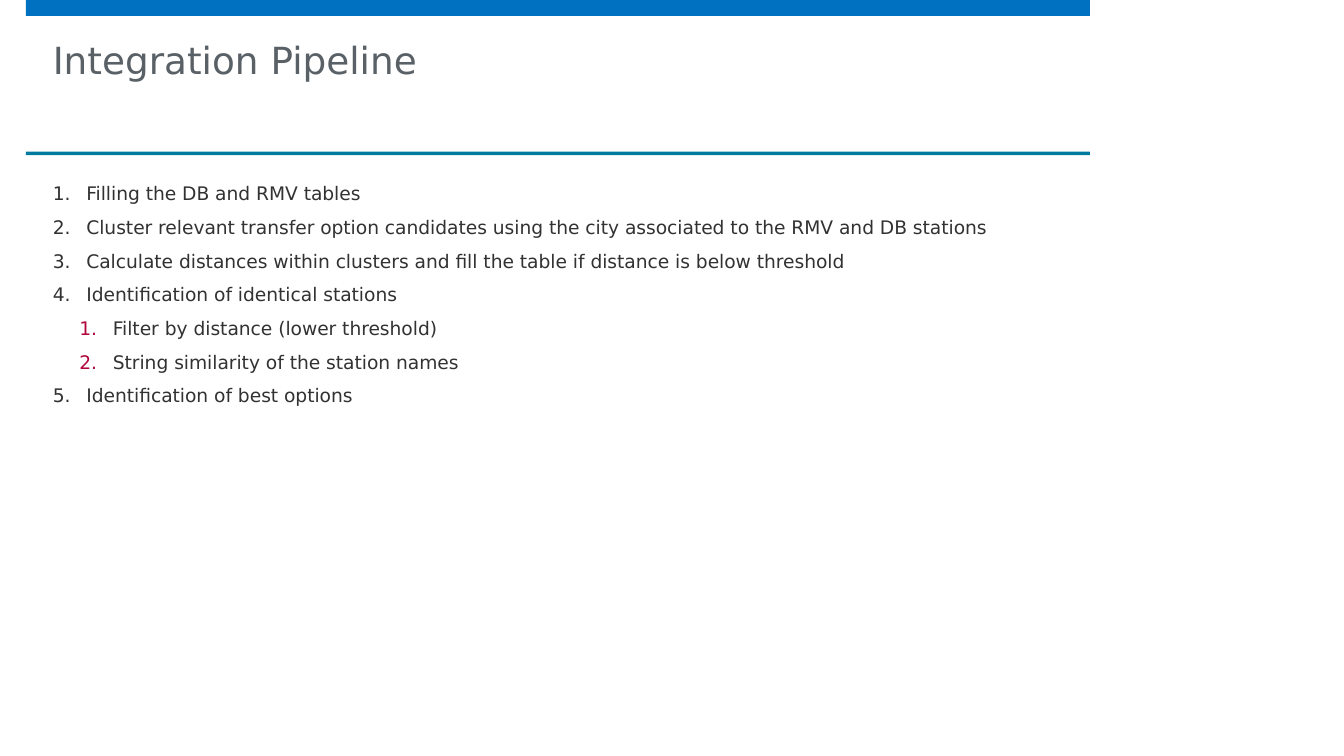
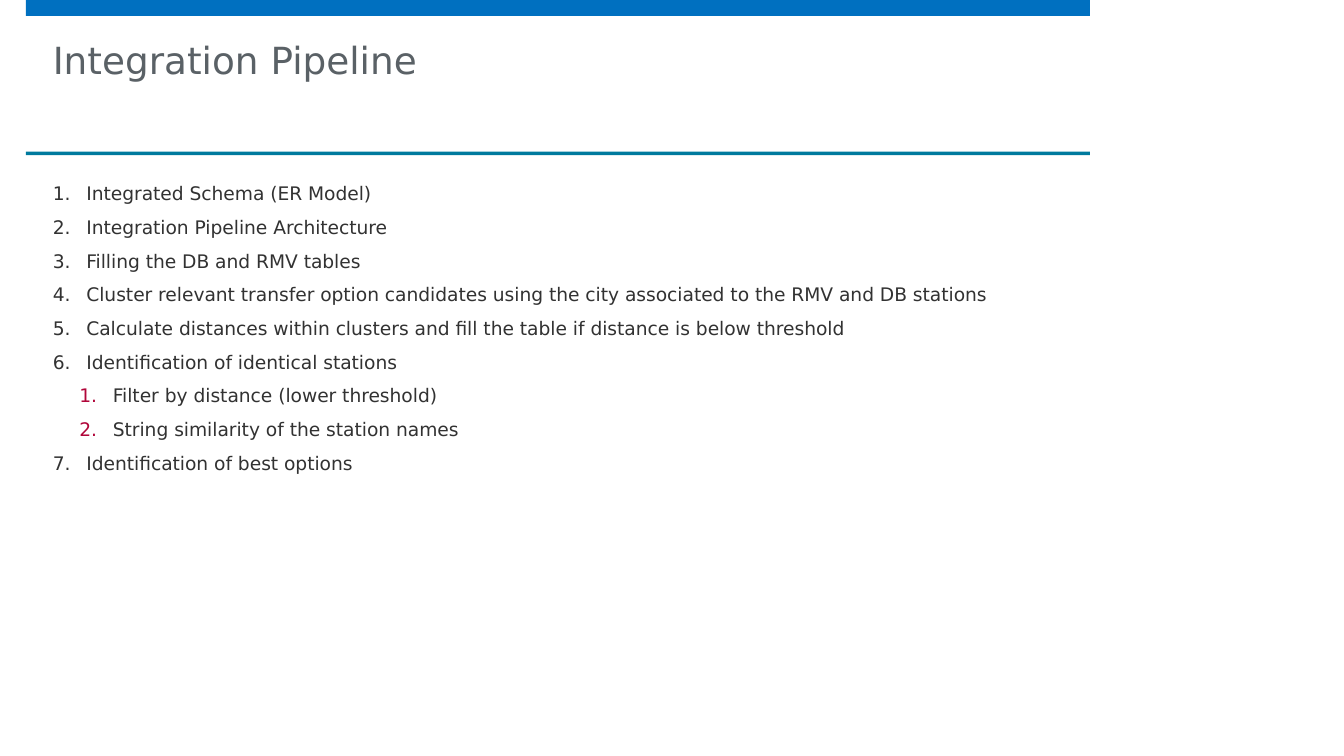
Before and after one commit to TimoBuechert/umr-data-integration-project, a slide deck: slide 2 of 2_integration/T_Square_Integration_Slides.pptx. Drawn at 1344x756 pixels with LibreOffice and Linux fonts; fonts in the diff are those of the drawing; background and template pictures are left out. Boxes give left, top, right and bottom in pixels: in the first picture for what was removed or moved away, otherwise in the second. Text is boxed around its words. In the diff, an @@ line names an element or a change of style, - is before the commit and + after.

Commit message:
- finalize integration slides - refactor - add pgadmin to docker-compose

```diff
--- a/2_integration/T_Square_Integration_Slides.pptx
+++ b/2_integration/T_Square_Integration_Slides.pptx
@@ text at [86,186,387,238]: paragraphs added @@
+1. Integrated Schema (ER Model)
+2. Integration Pipeline Architecture
```
Also in this commit, not shown: 3 slides added, 6 other files.
